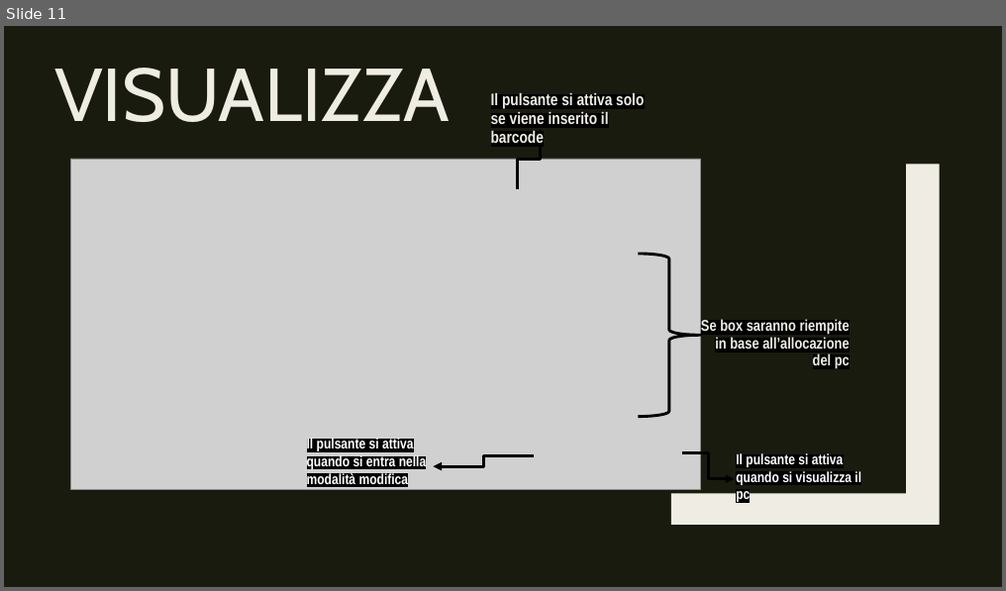
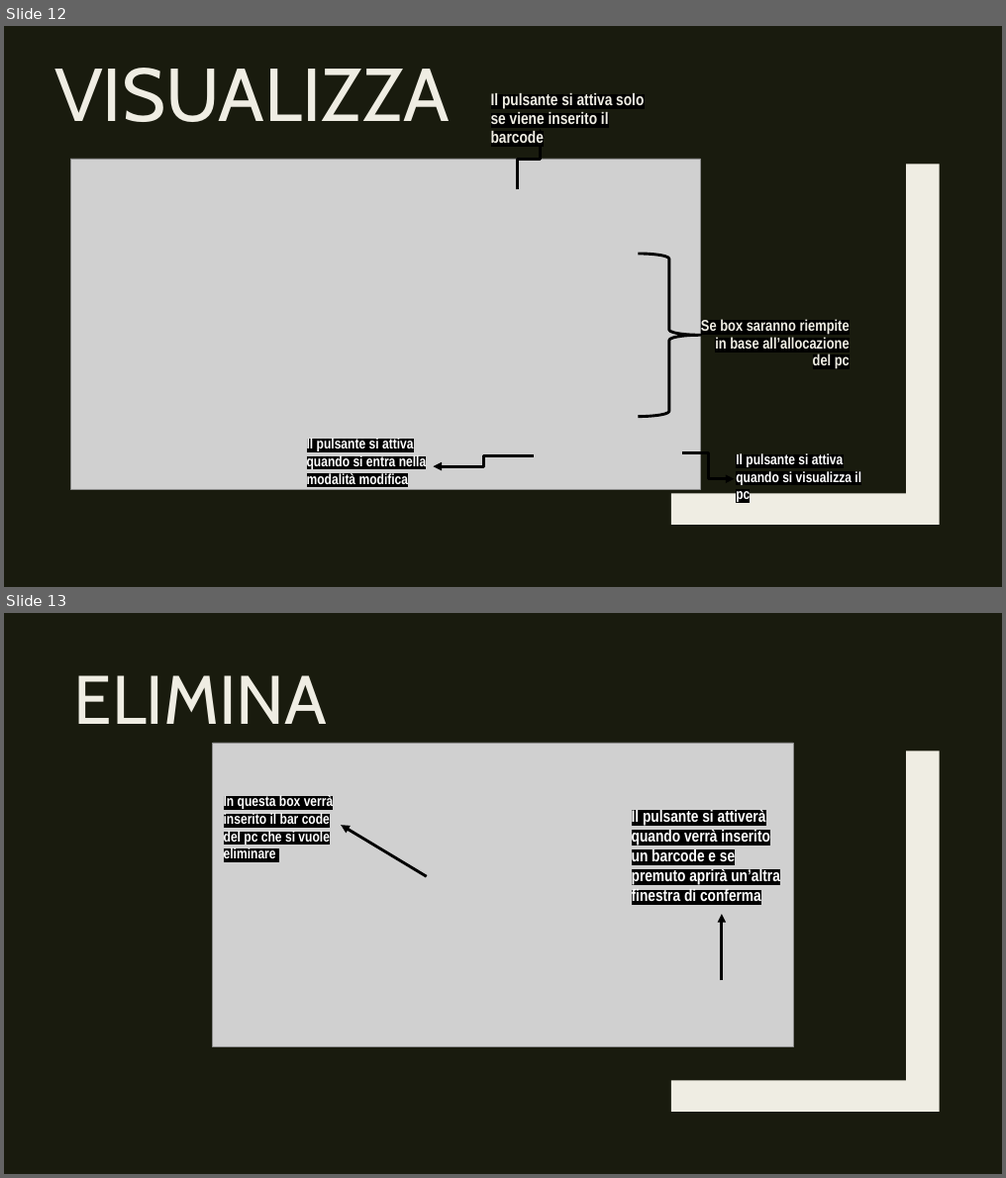
Before and after one commit to CamagniR/GestioneProgetto, a slide deck: DOCUMENTAZIONE/Presentazione GestioneProgetto.pptx. Shown one above the other, each under a label of ours: slide 11 before the commit, slides 12 and 13 after it. The pictures are 1006x591 and 1006x1178 pixels, drawn with LibreOffice and Linux fonts; fonts in the diff are those of the drawing; grey boxes stand for pictures. Boxes give left, top, right and bottom in pixels: in the first picture for what was removed or moved away, otherwise in the second. Text is boxed around its words. In the diff, an @@ line names an element or a change of style, - is before the commit and + after.

```diff
--- a/DOCUMENTAZIONE/Presentazione GestioneProgetto.pptx
+++ b/DOCUMENTAZIONE/Presentazione GestioneProgetto.pptx
@@ slide 13 added at (x1=4, y1=613, x2=1002, y2=1174), background #191B0E; not listed: 1 template element that a slide beside it also shows @@
@@ title added at (x1=74, y1=675, x2=327, y2=724), 66 pt, text #EFEDE3 @@
+ELIMINA
@@ picture added at (x1=213, y1=743, x2=794, y2=1048) @@
@@ text added at (x1=224, y1=794, x2=334, y2=859), 14 pt, text #FFFFFF, bold @@
+In questa box verrà inserito il bar code del pc che si vuole eliminare
@@ text added at (x1=632, y1=808, x2=780, y2=905), 16 pt, text #FFFFFF, bold @@
+Il pulsante si attiverà quando verrà inserito un barcode e se premuto aprirà un’altra finestra di conferma
@@ arrow added from (426, 876) to (341, 825), #000000 2.75 pt @@
@@ arrow added from (722, 980) to (722, 914), #000000 2.75 pt @@
@@ what was slide 11 is now slide 12 @@
```
Also in this commit, not shown: 1 slide changed, 2 other slides added, 12 other files.
